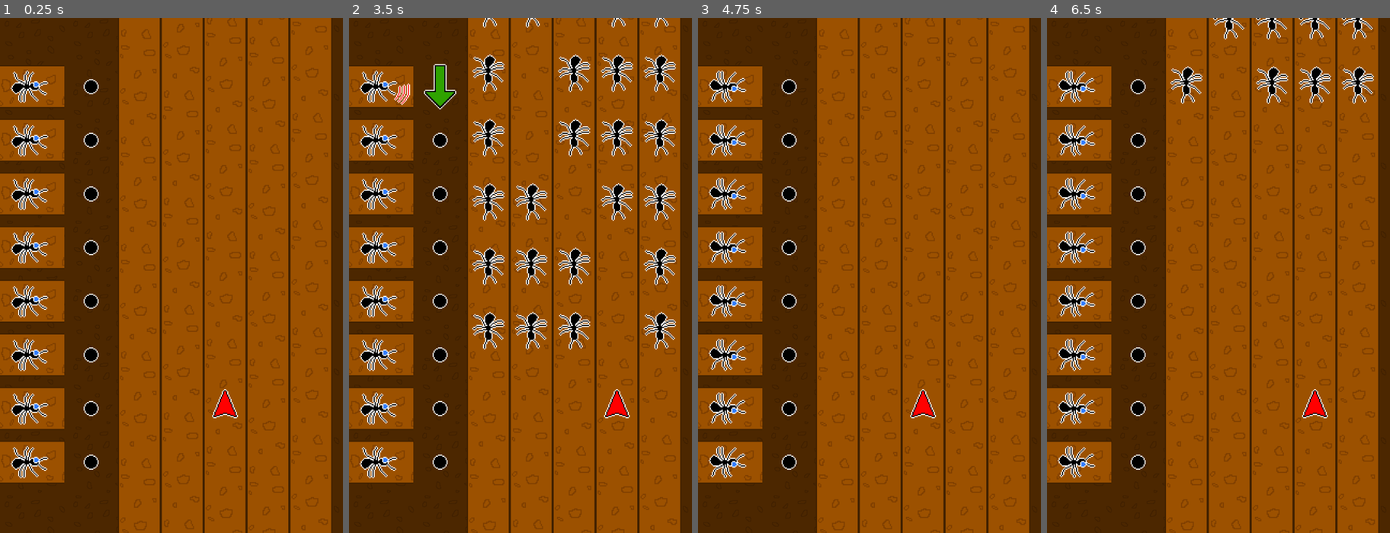
Above: before the commit, frames 1-4 (left to right).
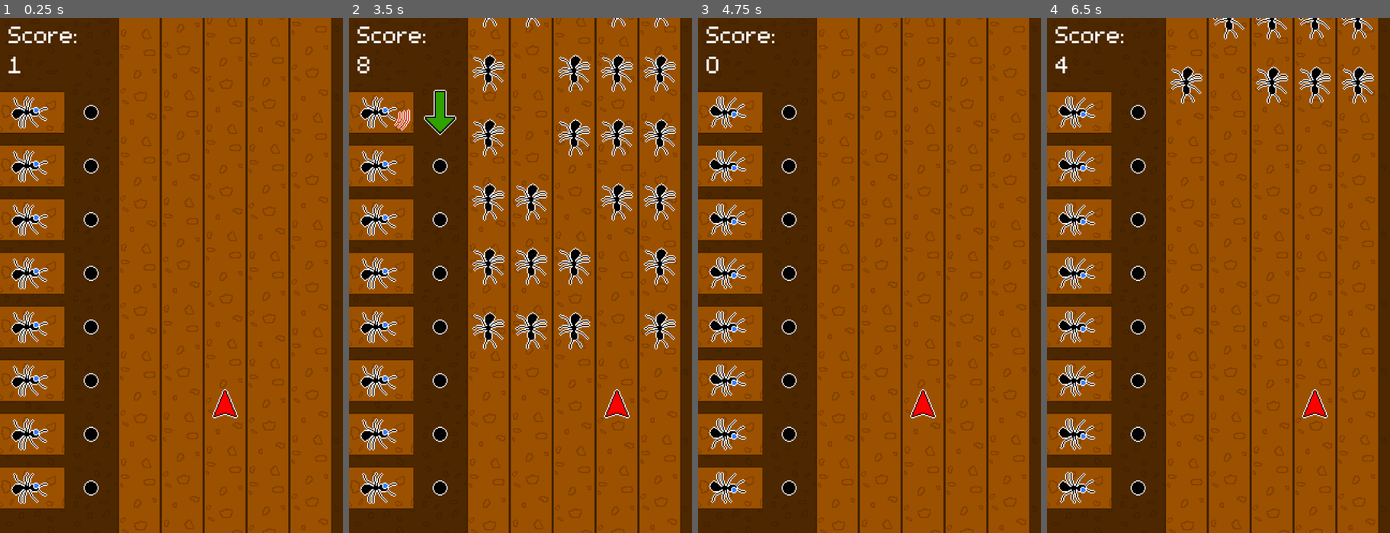
Above: after the commit, the same moments.

Repository: PizzaLovers007/Acerola-Jam-0
Game: Godot game, scene res://Scenes/Game.tscn
Two runs of this game, one before a commit and one after it. Both use one fixed random seed, a clock stepped at 60 frames per second and the inputs below. Sound files missing from this copy of the repository are replaced by a short silence.
Inputs:
- Up to frame 1 (0.25 s): no input
- Up to frame 2 (3.5 s): tap Enter (ui_accept) at 0.5, 0.6, 0.77, 1.07, 1.35, 1.52, 1.82, 2.1, 2.85, 3.02, 3.32 s; hold Right (ui_right) 0.53-1.28 s; hold Left (ui_left) 1.28-2.03 s; hold Right (ui_right) from 2.03 s (still down)
- Up to frame 3 (4.75 s): release Right (ui_right) at 3.53 s; hold Left (ui_left) from 3.53 s (still down); tap Enter (ui_accept) at 3.6, 3.77, 4.07, 4.35, 4.52 s
- Up to frame 4 (6.5 s): tap Enter (ui_accept) at 4.82, 5.1, 5.75, 5.85, 6.02, 6.32 s; release Left (ui_left) at 5.78 s; hold Right (ui_right) from 5.78 s (still down)

The runs differ from the first frame. In frame 1, 13% of the frame differs, in the area x 0-29%, y 1-96%; in frame 2, 13%, in the area x 0-32%, y 1-96%; in frame 3, 13%; in frame 4, 13%.

Commit message:
Faker captains + scoring

Diff:
--- a/Scenes/Game.tscn
+++ b/Scenes/Game.tscn
@@ -22,6 +22,8 @@
 [ext_resource type="AudioStream" uid="uid://bc1f4yfidc5i2" path="res://Sounds/Metronomes/Perc_Metal_lo.wav" id="13_86x80"]
 [ext_resource type="Texture2D" uid="uid://dptw7ixoj71cx" path="res://Textures/skew.png" id="14_4ikar"]
 [ext_resource type="Texture2D" uid="uid://xaqv06mtanp8" path="res://Sprites/dot.png" id="14_ygw7s"]
+[ext_resource type="AudioStream" uid="uid://bf1gq10gwr0a3" path="res://Sounds/Metronomes/Perc_WhistleParty_hi.wav" id="16_mv33p"]
+[ext_resource type="AudioStream" uid="uid://c63sc32lshwf3" path="res://Sounds/Metronomes/Perc_WhistleParty_lo.wav" id="17_g2q2j"]
 [ext_resource type="FontFile" uid="uid://cfoaalrw3kscn" path="res://Fonts/m5x7.ttf" id="23_32skm"]
 
 [sub_resource type="ShaderMaterial" id="ShaderMaterial_o32ba"]
@@ -88,6 +90,7 @@
 position = Vector2(580, 1010.72)
 
 [node name="Captains" type="Node2D" parent="." groups=["captains"]]
+position = Vector2(0, 48)
 
 [node name="Captain1" parent="Captains" instance=ExtResource("10_npas6")]
 position = Vector2(50, 128)
@@ -113,7 +116,7 @@
 [node name="Captain8" parent="Captains" instance=ExtResource("10_npas6")]
 position = Vector2(50, 828)
 
-[node name="ObstacleSpawner" type="Node" parent="."]
+[node name="ObstacleSpawner" type="Node" parent="." groups=["spawner"]]
 script = ExtResource("6_d1o53")
 
 [node name="TellTick" type="AudioStreamPlayer" parent="ObstacleSpawner"]
@@ -132,8 +135,16 @@
 stream = ExtResource("13_86x80")
 volume_db = 10.0
 
+[node name="FakeTick" type="AudioStreamPlayer" parent="ObstacleSpawner"]
+stream = ExtResource("16_mv33p")
+volume_db = 10.0
+
+[node name="FakeTickInverse" type="AudioStreamPlayer" parent="ObstacleSpawner"]
+stream = ExtResource("17_g2q2j")
+volume_db = 10.0
+
 [node name="TellSprites" type="Node2D" parent="ObstacleSpawner"]
-position = Vector2(110, 14)
+position = Vector2(110, 62)
 
 [node name="Beat0Tell" type="Sprite2D" parent="ObstacleSpawner/TellSprites"]
 position = Vector2(60, 114)
@@ -181,6 +192,15 @@
 z_index = 1
 position = Vector2(420, 720)
 
+[node name="ScoreText" type="RichTextLabel" parent="." groups=["score"]]
+offset_left = 16.0
+offset_right = 235.0
+offset_bottom = 115.0
+theme_override_fonts/normal_font = ExtResource("23_32skm")
+theme_override_font_sizes/normal_font_size = 70
+text = "Score:
+0"
+
 [node name="PostProcessing" type="Node" parent="."]
 script = ExtResource("10_geo82")
 
@@ -231,22 +251,52 @@
 grow_vertical = 2
 color = Color(0, 0, 0, 0.439216)
 
-[node name="GameOver" type="RichTextLabel" parent="GUI"]
+[node name="MarchRuined" type="RichTextLabel" parent="GUI"]
 anchors_preset = 14
 anchor_top = 0.5
 anchor_right = 1.0
 anchor_bottom = 0.5
 offset_left = 30.0
-offset_top = -138.0
+offset_top = -218.0
 offset_right = -30.0
-offset_bottom = 138.0
+offset_bottom = 58.0
+grow_horizontal = 2
+grow_vertical = 2
+theme_override_fonts/normal_font = ExtResource("23_32skm")
+theme_override_font_sizes/normal_font_size = 120
+bbcode_enabled = true
+text = "[center]March ruined...[/center]"
+fit_content = true
+
+[node name="Score" type="RichTextLabel" parent="GUI"]
+anchors_preset = 14
+anchor_top = 0.5
+anchor_right = 1.0
+anchor_bottom = 0.5
+offset_top = -60.0
+offset_bottom = 15.0
 grow_horizontal = 2
 grow_vertical = 2
 theme_override_fonts/normal_font = ExtResource("23_32skm")
 theme_override_font_sizes/normal_font_size = 80
 bbcode_enabled = true
-text = "[center]March ruined...
-
-Space to play again
+text = "[center]Final Score: 1324[/center]"
+fit_content = true
+
+[node name="NextSteps" type="RichTextLabel" parent="GUI"]
+anchors_preset = 14
+anchor_top = 0.5
+anchor_right = 1.0
+anchor_bottom = 0.5
+offset_left = 30.0
+offset_top = 118.0
+offset_right = -30.0
+offset_bottom = 394.0
+grow_horizontal = 2
+grow_vertical = 2
+theme_override_fonts/normal_font = ExtResource("23_32skm")
+theme_override_font_sizes/normal_font_size = 80
+bbcode_enabled = true
+text = "[center]Space to play again
 Esc to exit[/center]"
 fit_content = true
--- a/Scripts/Attacks/Captain.gd
+++ b/Scripts/Attacks/Captain.gd
@@ -9,10 +9,12 @@
 var _cap_whistle_img: CompressedTexture2D = preload("res://Sprites/captain_whistle.png")
 var _faker_idle_img: CompressedTexture2D = preload("res://Sprites/faker_idle.png")
 var _faker_whistle_img: CompressedTexture2D = preload("res://Sprites/faker_whistle.png")
+var _start_x: float
 
 
 # Called when the node enters the scene tree for the first time.
 func _ready() -> void:
+	_start_x = position.x
 	pass # Replace with function body.
 
 
@@ -29,3 +31,12 @@
 func whistle(inverse: bool) -> void:
 	sprite.flip_h = not inverse
 	sprite.texture = _faker_whistle_img if is_faker else _cap_whistle_img
+
+
+func move(x_amount: float) -> void:
+	var target_x = sprite.position.x + x_amount
+	var tween = get_tree().create_tween()
+	tween.set_ease(Tween.EASE_OUT)
+	tween.set_trans(Tween.TRANS_QUINT)
+	tween.tween_property(sprite, "position:x", target_x, 0.4)
+	tween.play()
--- a/Scripts/Attacks/ObstacleSpawner.gd
+++ b/Scripts/Attacks/ObstacleSpawner.gd
@@ -1,5 +1,7 @@
 class_name ObstacleSpawner
 extends Node
+
+signal did_tick
 
 const Y_SPAWN: float = -Constants.OBSTACLE_HEIGHT
 
@@ -12,6 +14,8 @@
 @onready var tell_tick_inverse: AudioStreamPlayer = $TellTickInverse
 @onready var move_tick: AudioStreamPlayer = $MoveTick
 @onready var move_tick_inverse: AudioStreamPlayer = $MoveTickInverse
+@onready var fake_tick: AudioStreamPlayer = $FakeTick
+@onready var fake_tick_inverse: AudioStreamPlayer = $FakeTickInverse
 
 var _obstacle_scene: PackedScene = preload("res://Scenes/Objects/Obstacle.tscn")
 var _down_arrow_img: CompressedTexture2D = preload("res://Sprites/down_arrow.png")
@@ -20,6 +24,8 @@
 var _next_spawn: int = 2
 var _next_pattern: Array = Constants.OBSTACLE_PATTERNS.pick_random()
 var _move_pattern: Array[int] = [1,0,1,0,1,0,1,0]
+var _faker_pattern: Array[bool] = [false,false,false,false,false,false,false,false]
+
 
 # Called when the node enters the scene tree for the first time.
 func _ready() -> void:
@@ -39,18 +45,24 @@
 func _spawn_and_move(beat: int, fract: int) -> void:
 	var measure = beat / 4
 	var beat_norm = beat % 4
+	var half_beat_norm = beat_norm * 2 + fract
 	match measure % 4:
 		3:
-			var half_beat_norm = beat_norm * 2 + fract
-			if _move_pattern[half_beat_norm] != 0:
+			if _move_pattern[half_beat_norm] != 0 and not _faker_pattern[half_beat_norm]:
 				_tick(_move_pattern[half_beat_norm] == -1)
 		_:
 			if fract == 0:
 				_tick()
 
-	if fract == 0 and measure / 2 % 2 == 0:
-		for captain in captains_node.get_children() as Array[Captain]:
+	for captain in captains_node.get_children() as Array[Captain]:
+		if fract == 0 and measure / 2 % 2 == 0:
 			captain.idle()
+		if measure >= 4:
+			if measure % 4 == 0 and half_beat_norm == 0:
+				captain.move(-100)
+			if measure % 4 == 1 and half_beat_norm == 0:
+				captain.move(100)
+
 
 func _schedule_sounds(beat: int, fract: int) -> void:
 	var measure = beat / 4
@@ -69,33 +81,57 @@
 	match measure % 4:
 		2:
 			if _move_pattern[half_beat_norm] == 1:
-				tell_tick.play()
 				tell_sprite.texture = _down_arrow_img
 				var captain = captains_node.get_child(half_beat_norm) as Captain
+				if captain.is_faker:
+					fake_tick.play()
+				else:
+					tell_tick.play()
 				captain.whistle(false)
 			elif _move_pattern[half_beat_norm] == -1:
-				tell_tick_inverse.play()
 				tell_sprite.texture = _up_arrow_img
 				var captain = captains_node.get_child(half_beat_norm) as Captain
+				if captain.is_faker:
+					fake_tick.play()
+				else:
+					tell_tick_inverse.play()
 				captain.whistle(true)
 		3:
 			if _move_pattern[half_beat_norm] == 1:
-				move_tick.play()
+				if _faker_pattern[half_beat_norm]:
+					fake_tick_inverse.play()
+				else:
+					move_tick.play()
 				for captain in captains_node.get_children() as Array[Captain]:
 					captain.idle()
 			if _move_pattern[half_beat_norm] == -1:
-				move_tick_inverse.play()
+				if _faker_pattern[half_beat_norm]:
+					fake_tick_inverse.play()
+				else:
+					move_tick_inverse.play()
 				for captain in captains_node.get_children() as Array[Captain]:
 					captain.idle()
 	if measure % 4 == 0 and half_beat_norm == 0:
 		for child in tell_sprites_node.get_children() as Array[Sprite2D]:
 			child.texture = _dot_img
+	if measure % 4 == 0 and half_beat_norm == 4:
+		_faker_pattern.fill(false)
+		for captain in captains_node.get_children() as Array[Captain]:
+			captain.is_faker = false
+		var faker_index_bag = [0,1,2,3,4,5,6,7]
+		faker_index_bag.shuffle()
+		var num_faker = randi_range(0, min(3, measure / 8))
+		for i in range(0, num_faker):
+			_faker_pattern[faker_index_bag[i]] = true
+			var captain = captains_node.get_child(faker_index_bag[i]) as Captain
+			captain.is_faker = true
 
 
 func _tick(inverse: bool = false) -> void:
 	_handle_spawning(inverse)
 	for obstacle in obstacles_node.get_children() as Array[Obstacle]:
 		obstacle.move(inverse)
+	did_tick.emit()
 
 
 func _handle_spawning(inverse: bool = false) -> void:
--- a/Scripts/Core/GameController.gd
+++ b/Scripts/Core/GameController.gd
@@ -3,22 +3,34 @@
 
 @onready var player: Player = get_tree().get_first_node_in_group("player")
 @onready var conductor: Conductor = get_tree().get_first_node_in_group("conductor")
+@onready var obstacle_spawner: ObstacleSpawner = get_tree().get_first_node_in_group("spawner")
 @onready var game_over_node: Node = get_tree().get_first_node_in_group("gui")
+@onready var score_text: RichTextLabel = get_tree().get_first_node_in_group("score")
 
 var has_started: bool = false
 var curr_state: GameState = GameState.START
+var _score: int = 0
 
 enum GameState {START, PLAYING, DEAD}
 
 
 func _ready() -> void:
 	player.player_died.connect(_on_player_died)
+	obstacle_spawner.did_tick.connect(_on_tick)
 
 
 func _on_player_died() -> void:
 	conductor.stop()
 	curr_state = GameState.DEAD
+	score_text.visible = false
 	game_over_node.visible = true
+	var game_over_score_text = game_over_node.get_node("Score") as RichTextLabel
+	game_over_score_text.text = "[center]Final score: %d[/center]" % _score
+
+
+func _on_tick() -> void:
+	_score += 1
+	score_text.text = "Score:\n%d" % _score
 
 
 func _process(delta: float) -> void:
Not shown: 1 places in Scenes/Game.tscn that only renumber resources
